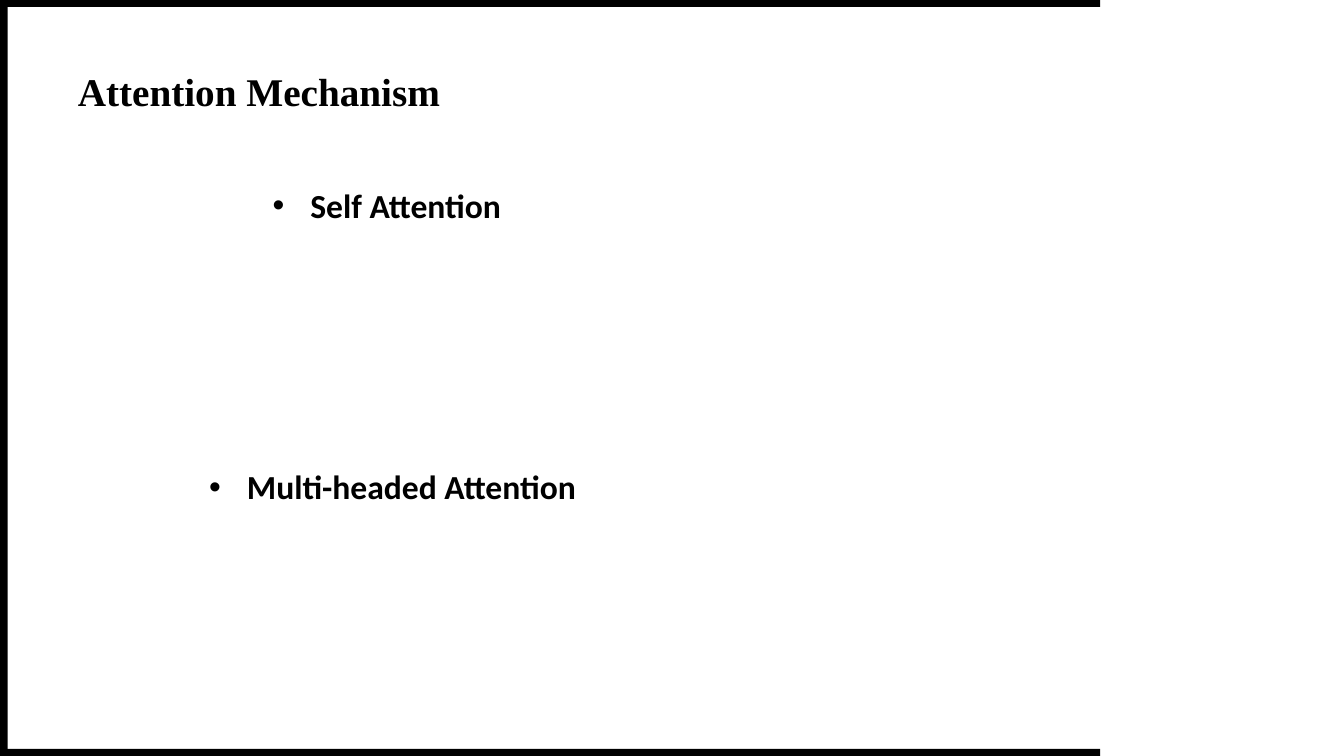
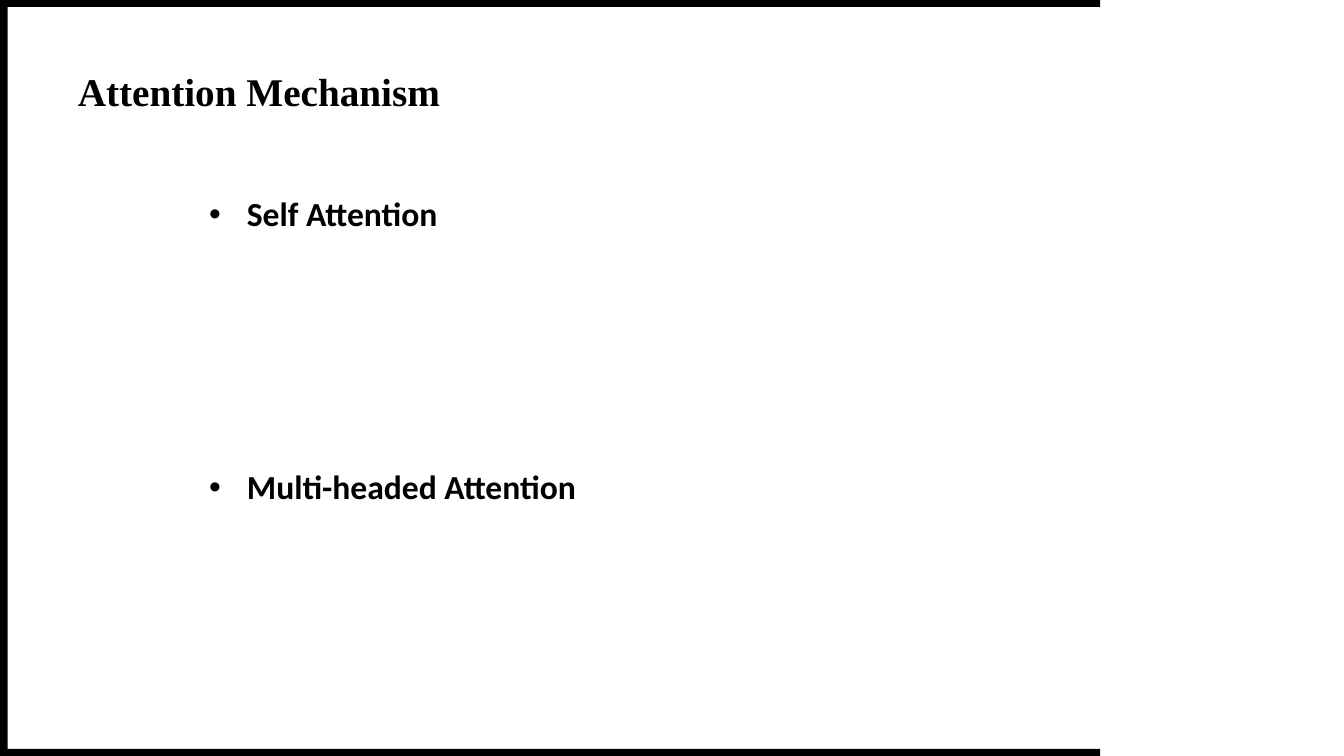
Before and after one commit to theQuert/inlpfun, a slide deck: slide 9 of Lab/REP.pptx. Drawn at 1344x756 pixels with LibreOffice and Linux fonts; fonts in the diff are those of the drawing. Boxes give left, top, right and bottom in pixels: in the first picture for what was removed or moved away, otherwise in the second. Text is boxed around its words. In the diff, an @@ line names an element or a change of style, - is before the commit and + after.

```diff
--- a/Lab/REP.pptx
+++ b/Lab/REP.pptx
@@ text "Self Attention": place and size @@
-text "Self Attention" at <box>310,194,501,219</box>
+text "Self Attention" at <box>247,202,437,227</box>
```
Also in this commit, not shown: 1 other slide changed, 8 other files.
